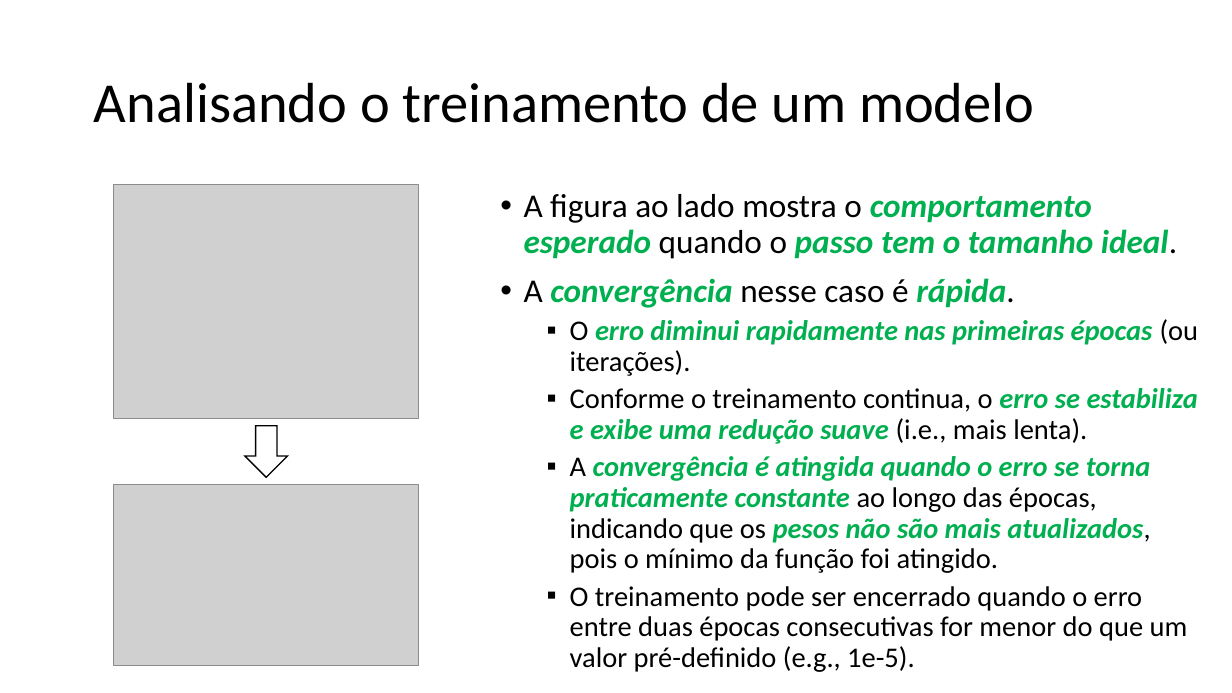
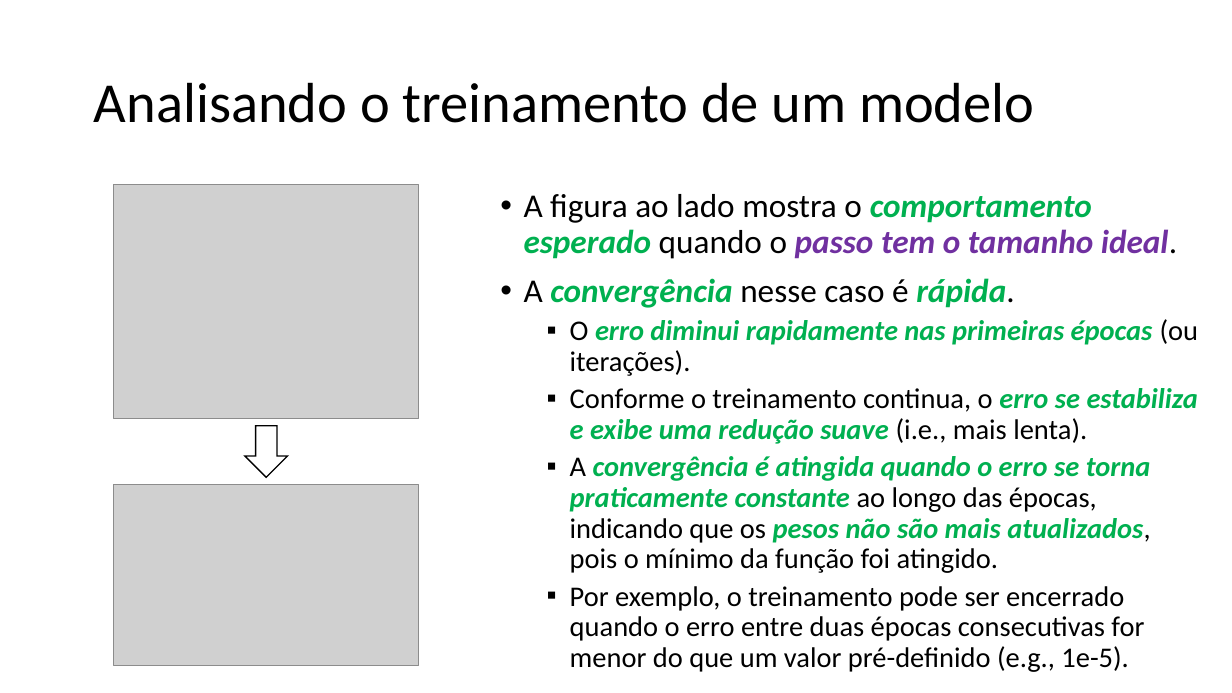
Before and after one commit to zz4fap/t319_aprendizado_de_maquina, a slide deck: slide 14 of slides/T319_Regressão_Linear (Parte III).pptx. Drawn at 1232x693 pixels with LibreOffice and Linux fonts; fonts in the diff are those of the drawing; grey boxes stand for pictures. Boxes give left, top, right and bottom in pixels: in the first picture for what was removed or moved away, otherwise in the second. Text is boxed around its words. In the diff, an @@ line names an element or a change of style, - is before the commit and + after.

Commit message:
update of slides

```diff
--- a/slides/T319_Regressão_Linear (Parte III).pptx
+++ b/slides/T319_Regressão_Linear (Parte III).pptx
@@ text at (524, 194, 1177, 259): text colour #00B050 to #7030A0 in "passo tem o tamanho ideal." @@
@@ text at (570, 586, 1144, 672): text changed @@
-  ▪ O treinamento pode ser encerrado quando o erro entre duas épocas consecutivas for menor do que um valor pré-definido (e.g., 1e-5).
+  ▪ Por exemplo, o treinamento pode ser encerrado quando o erro entre duas épocas consecutivas for menor do que um valor pré-definido (e.g., 1e-5).
```
Also in this commit, not shown: 4 other slides changed, 1 slide added, 1 other file.
